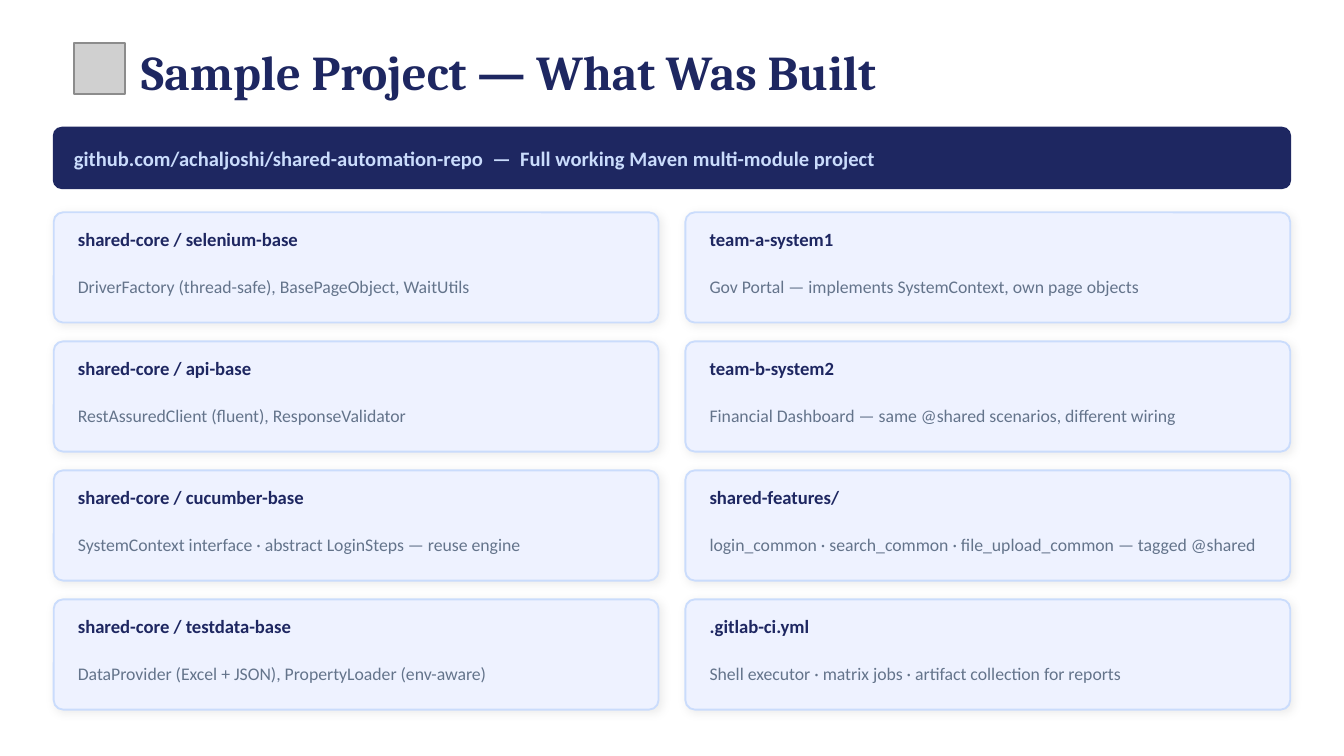
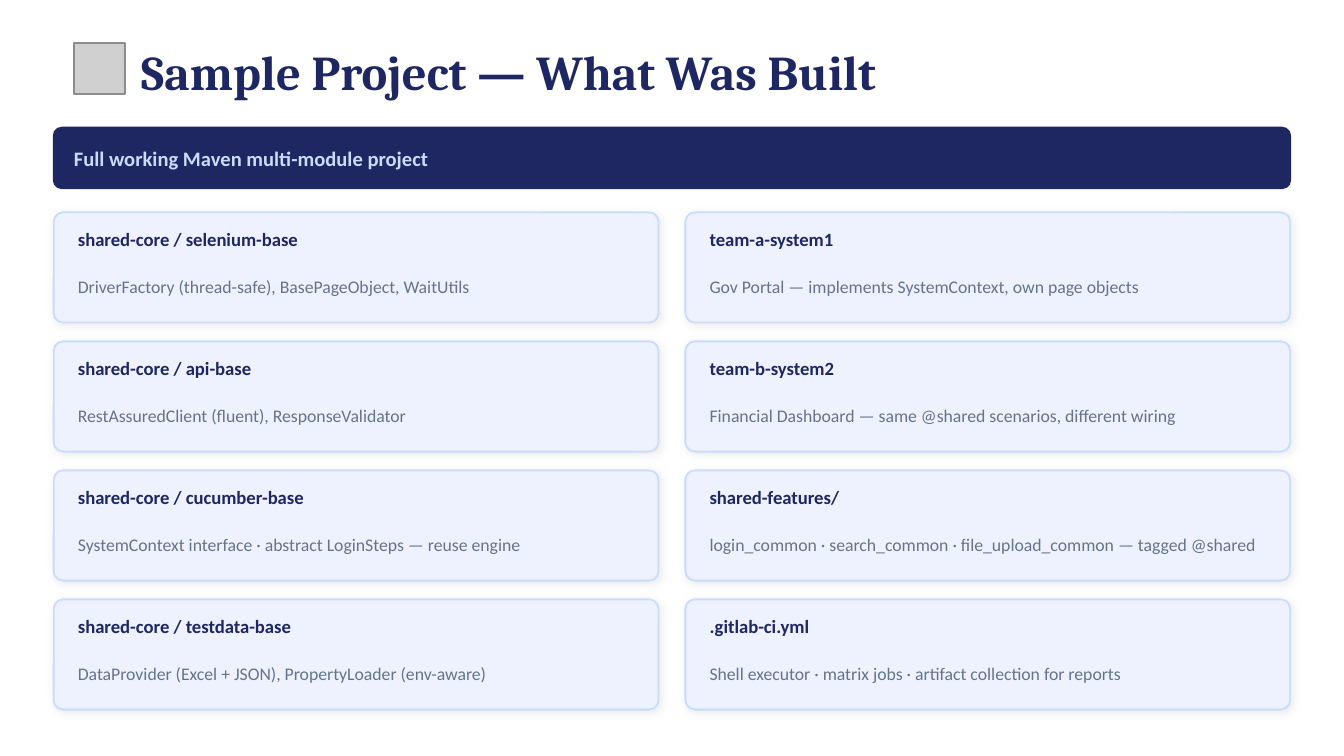
Before and after one commit to achaljoshi/shared-automation-repo, a slide deck: slide 8 of shared-automation-framework-presentation.pptx. Drawn at 1344x756 pixels with LibreOffice and Linux fonts; fonts in the diff are those of the drawing; grey boxes stand for pictures. Boxes give left, top, right and bottom in pixels: in the first picture for what was removed or moved away, otherwise in the second. Text is boxed around its words. In the diff, an @@ line names an element or a change of style, - is before the commit and + after.

```diff
--- a/shared-automation-framework-presentation.pptx
+++ b/shared-automation-framework-presentation.pptx
@@ text at (x1=74, y1=151, x2=429, y2=170): text changed @@
-github.com/achaljoshi/shared-automation-repo — Full working Maven multi-module project
+Full working Maven multi-module project
```
Also in this commit, not shown: 2 other slides changed, 3 slides added, 1 slide removed.
